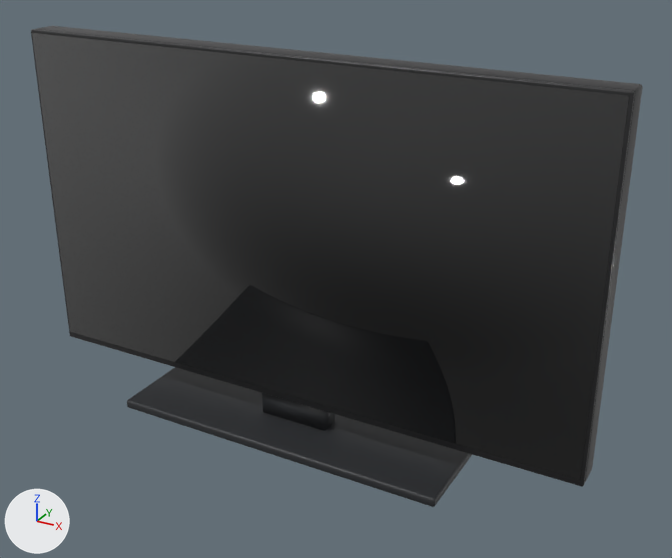
The glTF model apps/web/models/products/50UA7500KNA.glb, before and after one commit.
Both versions are drawn from a camera (50 mm lens) standing at (0.815, -1.33, 0.993) and looking at (0.072, 0.02, 0.319). Every picture has the same lights, and +X, +Y and +Z are marked at lower left. The first picture is the older version.

In view in the first picture: '50UA7500KNA'.
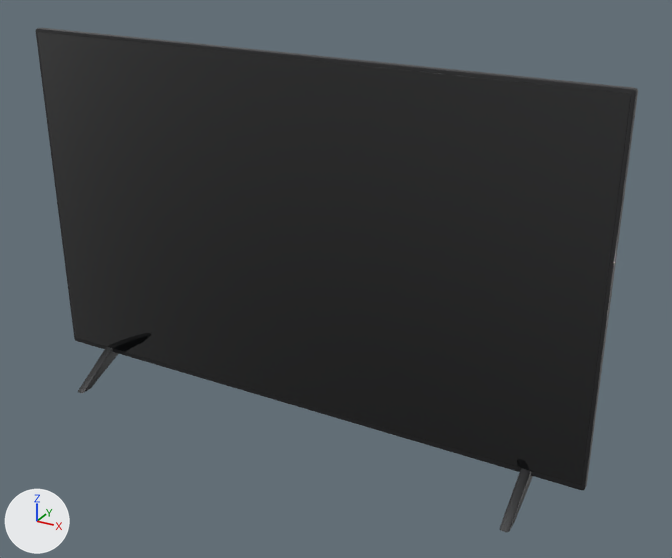
Pixel boxes (x1, y1, x2, y2) of what changed, in the pictures (672 x 558 px):
'50UA7500KNA', reshaped
    before: (31, 26, 643, 507)
    after: (36, 28, 638, 532)
part 1 of me_part, rebuilt
    before: (37, 26, 643, 482)
    after: (36, 28, 638, 490)
part 2 of me_part, rebuilt
    before: (31, 29, 635, 487)
    after: (38, 32, 631, 485)
part 3 of me_part, rebuilt (not visible afterwards)
    before: (32, 33, 629, 480)
part 4 of me_part, added (black)
    after: (78, 347, 118, 393)
part 5 of me_part, added
    after: (500, 468, 533, 532)
part 6 of me_part, deleted
    before: (127, 367, 472, 507)
part 7 of me_part, deleted
    before: (262, 393, 335, 431)

Diff of the bpy script that builds the scene:
```diff
--- a/apps/web/models/products/50UA7500KNA.glb.py
+++ b/apps/web/models/products/50UA7500KNA.glb.py
@@ mat_dark @@
+mat_dark = principled_material('dark')
+mat_dark.base_color = (0.011, 0.0116, 0.013)  # black #1b1c1e
+mat_dark.coat_weight = 0.1
@@ me_part @@
 # used by ob_50ua7500kna; location = (0.0, 0.0, 0.0)
-me_part.from_pydata(...)  # 304 vertices, 588 faces; spans x -0.561..0.561, y -0.115..0.115, z 0.0..0.718
-me_part.materials.append(mat_body)  # black #1c1c1e
+me_part.from_pydata(...)  # 444 vertices, 868 faces; spans x -0.561..0.561, y -0.115..0.115, z 0.0..0.718
+# me_part part 1: the loose piece of 96 vertices spanning x -0.561..0.561, y -0.021..0.029, z 0.067..0.718 is rebuilt with 96 vertices and now spans x -0.561..0.561, y -0.016..-0.002, z 0.051..0.718, in mat_finish (black #1c1c1e)
+# me_part part 2: the loose piece of 96 vertices spanning x -0.561..0.561, y -0.029..-0.021, z 0.067..0.718 is rebuilt with 96 vertices and now spans x -0.555..0.555, y -0.016..-0.013, z 0.061..0.712, in mat_screen (black #050608)
+# me_part part 3: the loose piece of 8 vertices spanning x -0.555..0.555, y -0.03..-0.026, z 0.081..0.712 is rebuilt with 168 vertices and now spans x -0.471..0.471, y -0.004..0.016, z 0.091..0.531, in mat_dark (black #1b1c1e)
+# me_part part 4: a new loose piece of 42 vertices spanning x -0.469..-0.451, y -0.115..0.115, z 0.0..0.065, in mat_dark (black #1b1c1e)
+# me_part part 5: a new loose piece of 42 vertices spanning x 0.451..0.469, y -0.115..0.115, z 0.0..0.065, in mat_dark (black #1b1c1e)
+# me_part part 6: the loose piece of 96 vertices spanning x -0.336..0.336, y -0.115..0.115, z 0.0..0.018 is deleted
+# me_part part 7: the loose piece of 8 vertices spanning x -0.07..0.07, y -0.02..0.02, z 0.018..0.067 is deleted
 me_part.materials.append(mat_finish)
 me_part.materials.append(mat_screen)
-me_part.materials.append(mat_trim)  # dark grey #2b2d30
+me_part.materials.append(mat_dark)  # black #1b1c1e
```
